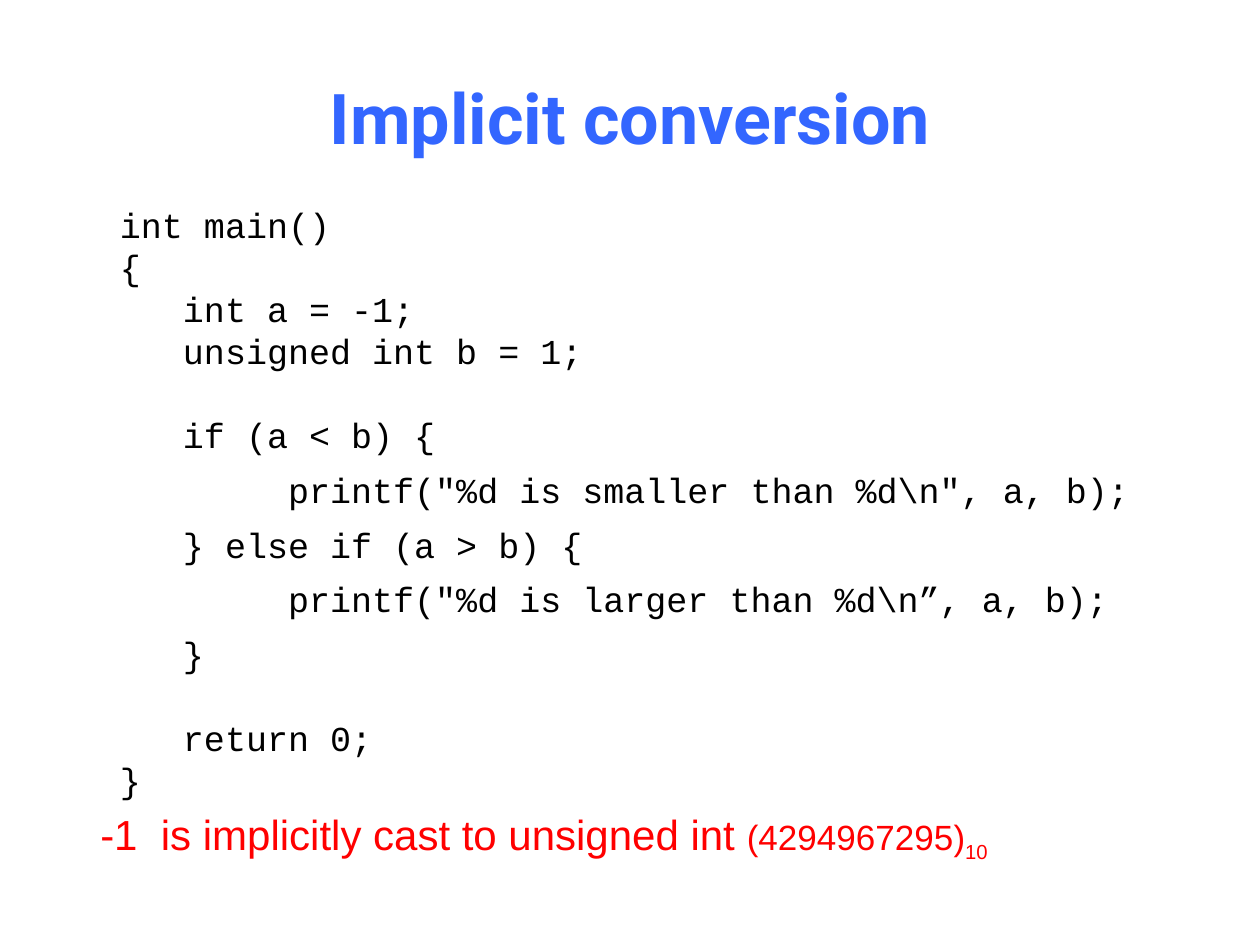
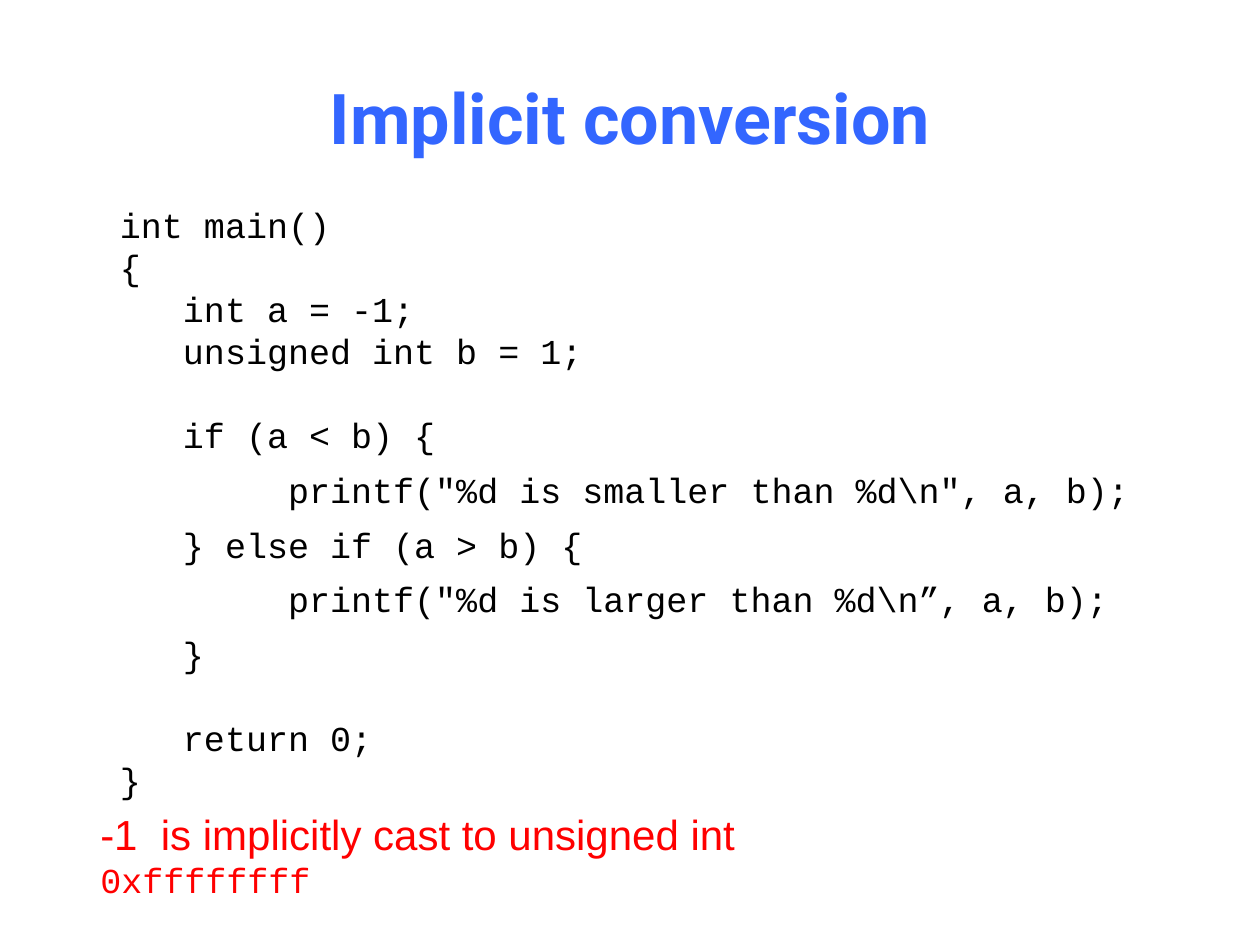
Before and after one commit to NYU-CSO/nyu-cso.github.io, a slide deck: slide 17 of notes/04-C_Basics.pptx. Drawn at 1260x945 pixels with LibreOffice and Linux fonts; fonts in the diff are those of the drawing. Boxes give left, top, right and bottom in pixels: in the first picture for what was removed or moved away, otherwise in the second. Text is boxed around its words. In the diff, an @@ line names an element or a change of style, - is before the commit and + after.

```diff
--- a/notes/04-C_Basics.pptx
+++ b/notes/04-C_Basics.pptx
@@ text at bbox=[100, 819, 735, 894]: text changed @@
--1 is implicitly cast to unsigned int (4294967295)10
+-1 is implicitly cast to unsigned int 0xffffffff
```
Also in this commit, not shown: 6 other slides changed, 2 slides added, 1 other file.
